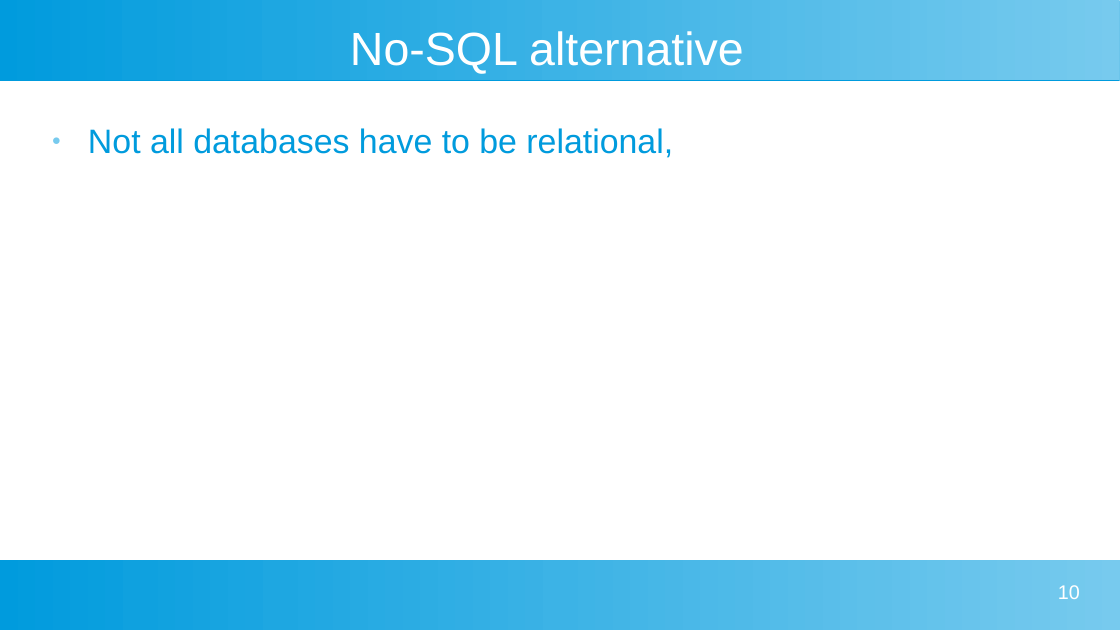
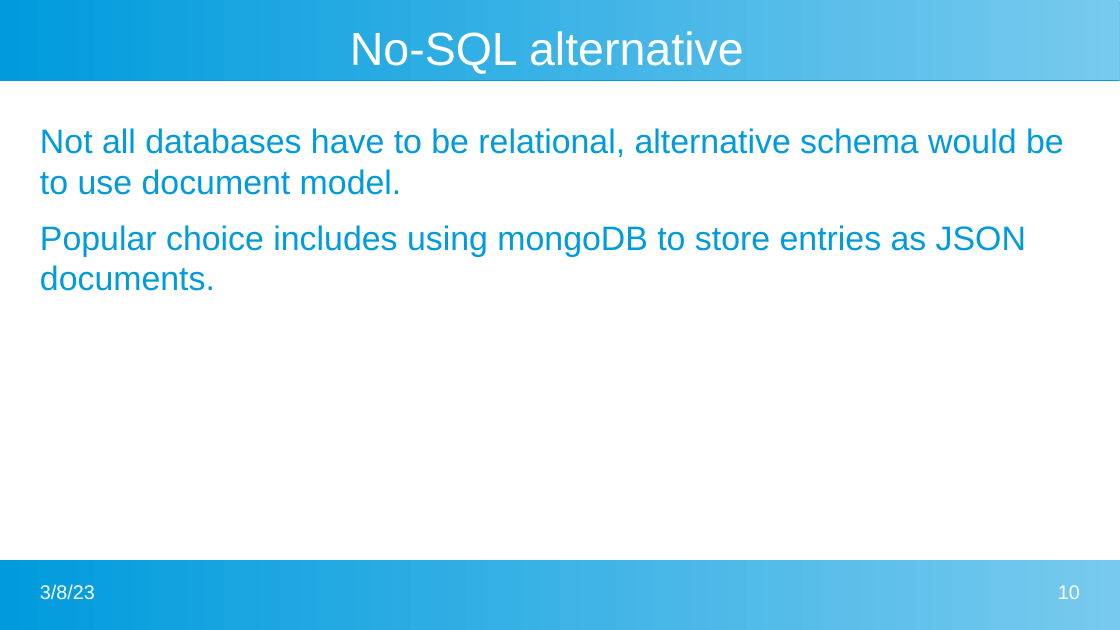
Before and after one commit to ajm1102/Uni-work, a slide deck: slide 10 of Big Data and Data Mining/Presentation/sqlPres.odp. Drawn at 1120x630 pixels with LibreOffice and Linux fonts; fonts in the diff are those of the drawing. Boxes give left, top, right and bottom in pixels: in the first picture for what was removed or moved away, otherwise in the second. Text is boxed around its words. In the diff, an @@ line names an element or a change of style, - is before the commit and + after.

```diff
--- a/Big Data and Data Mining/Presentation/sqlPres.odp
+++ b/Big Data and Data Mining/Presentation/sqlPres.odp
@@ text at (x1=40, y1=128, x2=1064, y2=291): text changed @@
-● Not all databases have to be relational,
+Not all databases have to be relational, alternative schema would be to use document model.
+Popular choice includes using mongoDB to store entries as JSON documents.
@@ rectangle removed at (x1=0, y1=560, x2=1120, y2=630) @@
@@ freeform shape added at (x1=0, y1=560, x2=1120, y2=630), fill gradient #77CAEE to #009BDD @@
@@ text added at (x1=40, y1=584, x2=95, y2=600), 14 pt, text #FFFFFF @@
+3/8/23
```
Also in this commit, not shown: 10 other slides changed, 8 other files.
